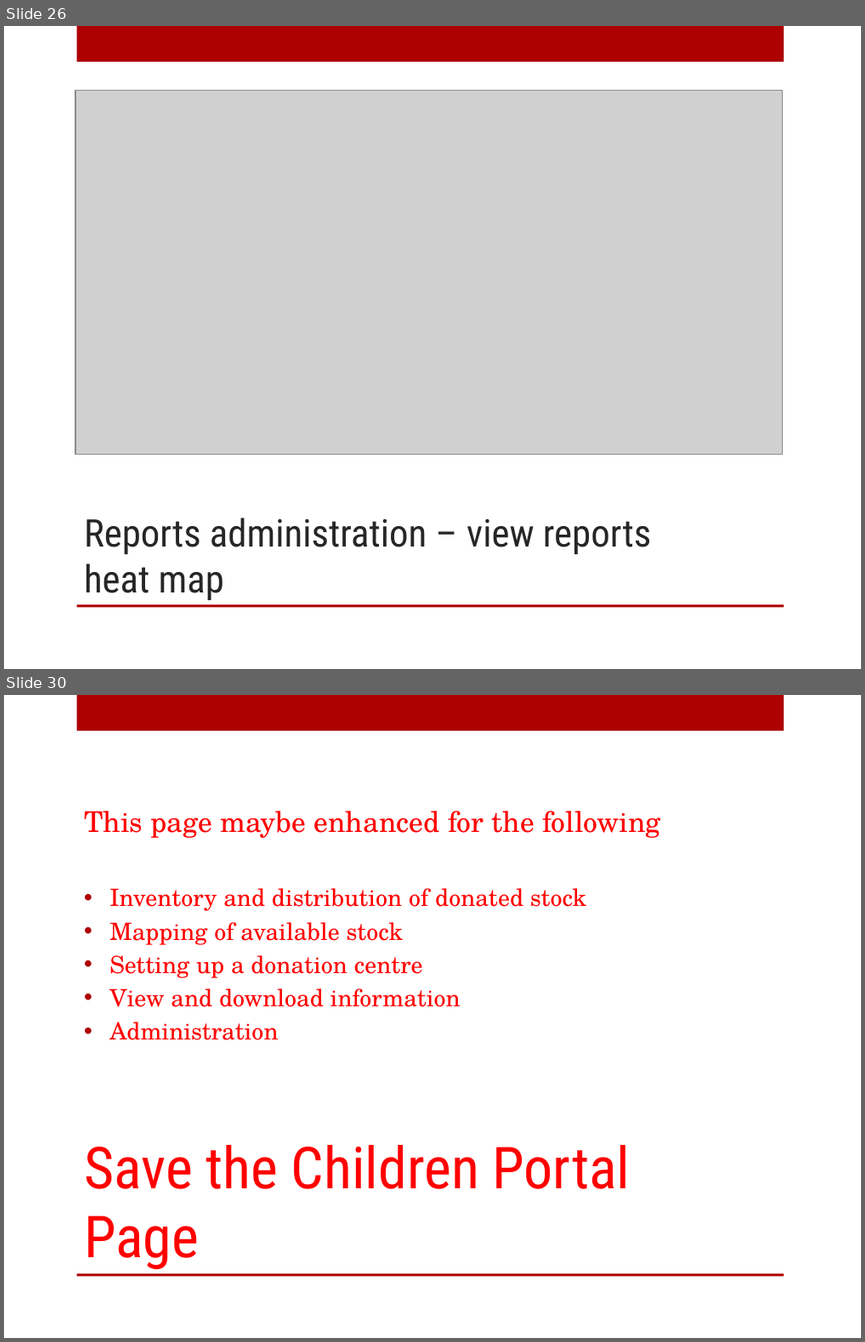
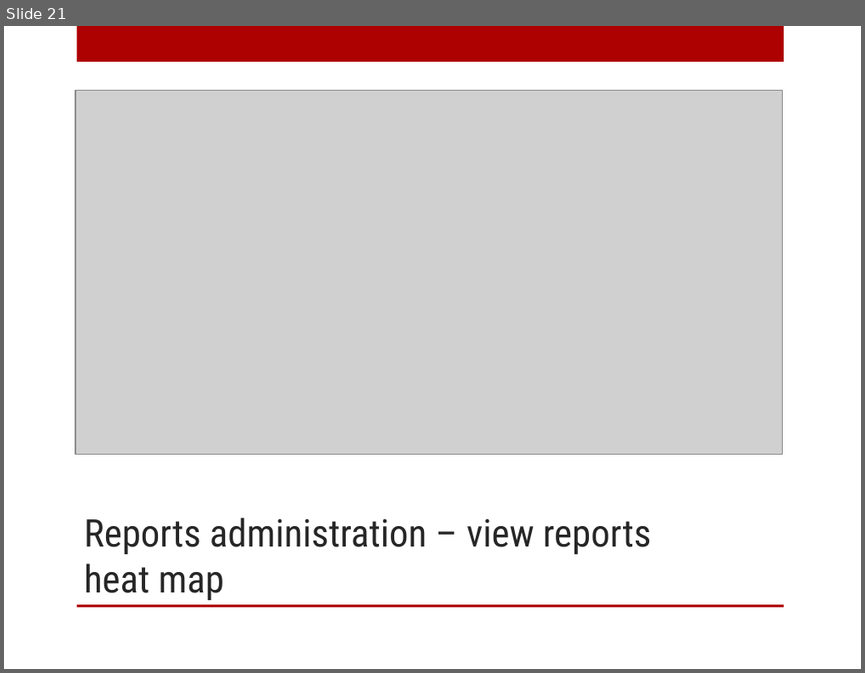
Before and after one commit to dumitruc/ve-hack-day, a slide deck: PPT/SaveTheChildren.pptx. Shown one above the other, each under a label of ours: slides 26 and 30 before the commit, slide 21 after it; the slides between them are not shown. The pictures are 865x1342 and 865x673 pixels, drawn with LibreOffice and Linux fonts; fonts in the diff are those of the drawing; grey boxes stand for pictures; background and template pictures are left out. Boxes give left, top, right and bottom in pixels: in the first picture for what was removed or moved away, otherwise in the second. Text is boxed around its words. In the diff, an @@ line names an element or a change of style, - is before the commit and + after.

```diff
--- a/PPT/SaveTheChildren.pptx
+++ b/PPT/SaveTheChildren.pptx
@@ slide 30 removed at [4,695,861,1338], background picture (left out); not listed: 2 template elements that a slide beside it also shows @@
@@ text removed at [84,811,661,1040] @@
-This page maybe enhanced for the following
-• Inventory and distribution of donated stock
-• Mapping of available stock
-• Setting up a donation centre
-• View and download information
-• Administration
@@ title removed at [84,1145,630,1270] @@
-Save the Children Portal Page
@@ what was slide 26 is now slide 21 @@
```
Also in this commit, not shown: 6 slides changed, 4 slides added, 7 other slides removed, 1 other file.
